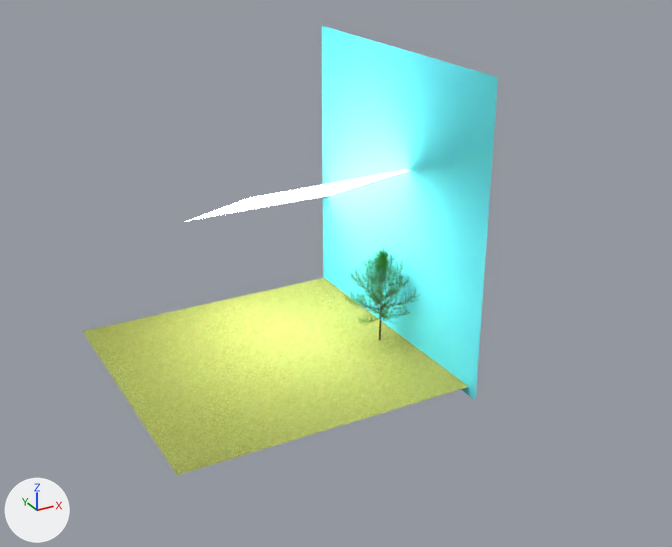
One commit to the Blender file 03 Scenes/7. Szene/7. Szene.blend: the scene before it, then after it.
Before and after are seen from a 50 mm camera at (-20.1, -45.5, 27.5) aimed at (2.2, -5.0, 7.3). Lighting does not change. The marker at lower left points along +X, +Y and +Z.
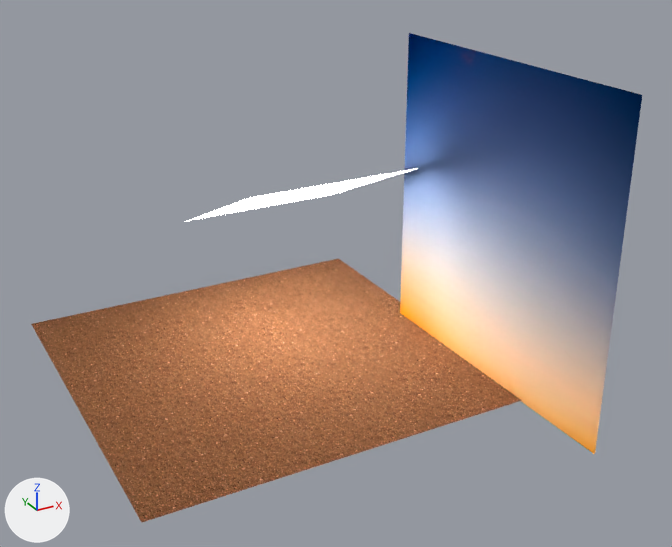
ob_tree is not drawn itself; it is the parent of ob_leaves.

Where the change shows, as pixel boxes (x1, y1, x2, y2) in the pictures (672 x 547 px):
'Plane.001', surface changed, moved, turned: before (322, 26, 498, 400); after (400, 33, 642, 454)
'Plane', surface changed, rescaled (green to orange, 27% wider, 33% taller): before (83, 278, 468, 475); after (31, 259, 522, 522)
'BaumMitBlaetter', deleted: before (344, 247, 420, 340)
'Cylinder', moved: before (343, 323, 366, 365); after (334, 316, 357, 358)

Patch to the scene script:
```diff
--- a/03 Scenes/7. Szene/7. Szene.blend.py
+++ b/03 Scenes/7. Szene/7. Szene.blend.py
@@ img_erde_jpg @@
+img_erde_jpg = load_image('erde.jpg', '../../02 Textures/erde.jpg', 170, 170, 'sRGB')
@@ img_sunset_gradient_1357918076_75_jpg @@
+img_sunset_gradient_1357918076_75_jpg = load_image('Sunset-Gradient-1357918076_75.jpg', '../../02 Textures/Sunset-Gradient-1357918076_75.jpg', 1200, 800, 'sRGB')
@@ mat_material_001 @@
 mat_material_001 = diffuse_material('Material.001')
-mat_material_001.base_color = (0.131, 0.733, 0.8)  # cyan #65dee7
+mat_material_001.texture = img_sunset_gradient_1357918076_75_jpg
@@ mat_material @@
 mat_material = diffuse_material('Material')
-mat_material.texture = img_gras_textur_park_jpg_005
+mat_material.texture = img_erde_jpg
@@ me_plane_001 @@
 me_plane_001.from_pydata(...)  # 4 vertices, 1 face; spans x -1.0..1.0, y -1.0..1.0, z 0.0
 # used by ob_plane_001; location = (8.8, -0.19, 8.84); rotation_euler = (1.571, 0.0, 1.571), in degrees (90, 0, 90); scale = (-9.18, -9.18, -9.18)
+# me_plane_001 part 1: texture (UV) coordinates changed
 me_plane_001.materials.append(mat_material_001)
@@ col_tree @@
+col_tree = bpy.data.collections.new('tree')
@@ ob_baummitblaetter @@
-ob_baummitblaetter = bpy.data.objects.new('BaumMitBlaetter', None)
-ob_baummitblaetter.location = (7.26, -1.4, 0.1)
-ob_baummitblaetter.scale = (0.414, 0.414, 0.414)
-ob_baummitblaetter.show_instancer_for_render = False
-ob_baummitblaetter.instance_type = 'COLLECTION'
-ob_baummitblaetter.instance_collection = col_baummitblaetter
@@ ob_plane_001 @@
 ob_plane_001 = bpy.data.objects.new('Plane.001', me_plane_001)
-ob_plane_001.location = (8.8, -0.19, 8.84)
-ob_plane_001.rotation_euler = (1.571, 0.0, 1.571)  # degrees (90, 0, 90)
+ob_plane_001.location = (10.44, -7.97, 9.35)
+ob_plane_001.rotation_euler = (1.571, 3.142, 1.571)  # degrees (90, 180, 90)
 ob_plane_001.scale = (-9.18, -9.18, -9.18)
@@ ob_cylinder @@
 ob_cylinder = bpy.data.objects.new('Cylinder', me_cylinder)
-ob_cylinder.location = (4.6, -2.82, 1.29)
+ob_cylinder.location = (4.6, -1.77, 1.29)
 ob_cylinder.scale = (0.674, 0.674, 1.09)
@@ ob_plane @@
 ob_plane.location = (0.0, 0.0, 0.27)
-ob_plane.scale = (-8.74, -8.74, -8.74)
+ob_plane.scale = (-11.4, -11.4, -11.4)
@@ ob_tree @@
-ob_tree = bpy.data.objects.new('tree', cu_tree_003)
-ob_tree.location = (0.0, 0.0, 0.0)
+ob_tree = bpy.data.objects.new('tree', None)
+ob_tree.location = (8.519, -4.483, 0.0226)
+ob_tree.scale = (2.73, 2.73, 2.73)
+ob_tree.show_instancer_for_render = False
+ob_tree.instance_type = 'COLLECTION'
+ob_tree.instance_collection = col_tree
@@ ob_leaves @@
-ob_leaves = bpy.data.objects.new('leaves', me_leaves)
-ob_leaves.parent = ob_tree
-ob_leaves.location = (0.0, 0.0, 0.0)
```
